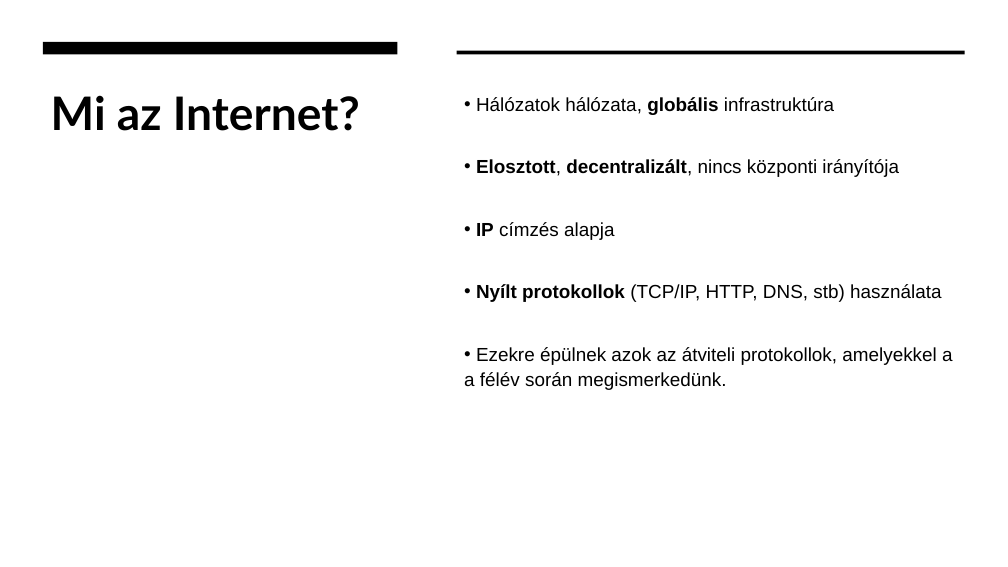
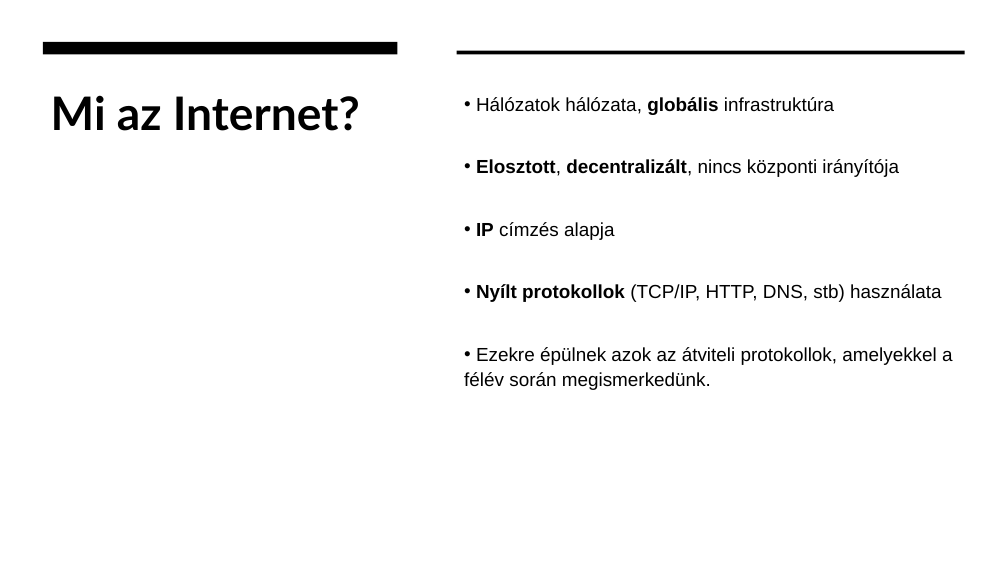
Before and after one commit to zbalogh/oe-internetes-alkalmazasok, a slide deck: slide 5 of 01/01_eloadas_internet_alapjai_tcp_ip.pptx. Drawn at 1008x567 pixels with LibreOffice and Linux fonts; fonts in the diff are those of the drawing. Boxes give left, top, right and bottom in pixels: in the first picture for what was removed or moved away, otherwise in the second. Text is boxed around its words. In the diff, an @@ line names an element or a change of style, - is before the commit and + after.

```diff
--- a/01/01_eloadas_internet_alapjai_tcp_ip.pptx
+++ b/01/01_eloadas_internet_alapjai_tcp_ip.pptx
@@ text at (464, 347, 953, 390): text changed @@
-• Ezekre épülnek azok az átviteli protokollok, amelyekkel a a félév során megismerkedünk.
+• Ezekre épülnek azok az átviteli protokollok, amelyekkel a félév során megismerkedünk.
```
Also in this commit, not shown: 1 other slide changed, 5 other files.
